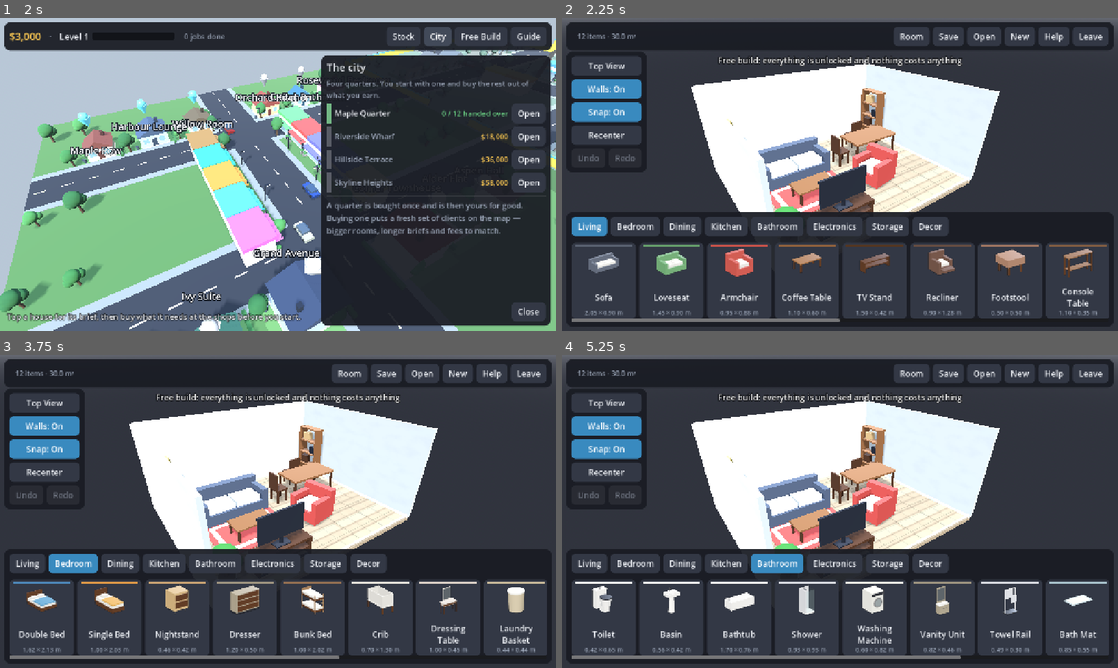
Above: before the commit, frames 1-4 (two rows, left to right).
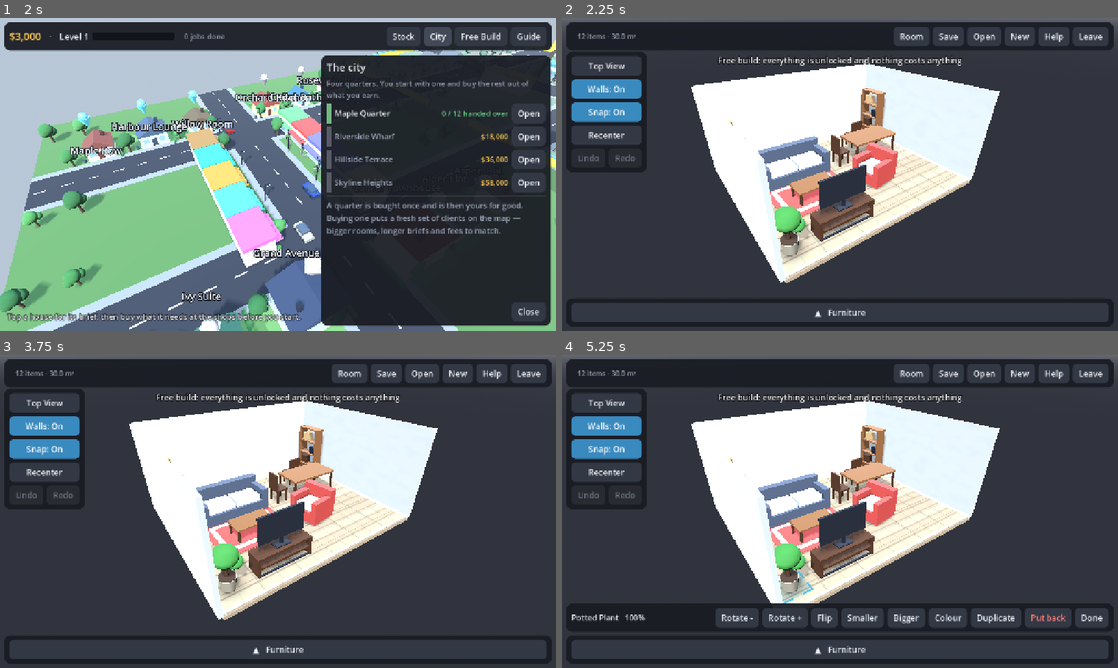
Above: after the commit, the same moments.

Repository: trakyalilter/three_d_design
Game: Godot game, scene res://scenes/main.tscn
Two runs of this game, one before a commit and one after it. Both use one fixed random seed, a clock stepped at 60 frames per second and the inputs below.
Inputs (mouse positions are in pixels of both pictures, inside the frame that each line leads up to):
- Up to frame 1 (2 s): click "Stock" at 0.5 s; click "City" at 1.25 s
- Up to frame 2 (2.25 s): click "Free Build" at 2 s
- Up to frame 3 (3.75 s): click (27, 564) at 2.75 s, where only the run before the commit has a clickable "Living"; click (72, 564) at 3.5 s, where only the run before the commit has a clickable "Bedroom"
- Up to frame 4 (5.25 s): click (684, 564) at 4.25 s, where only the run before the commit has a clickable "Dining"; click (778, 564) at 5 s, where only the run before the commit has a clickable "Bathroom"

Frame 1 is identical in both runs. In frame 2, 13% of the frame differs, in the area x 0-100%, y 62-98%; in frame 3, 13%; in frame 4, 16%.

Commit message:
Keep the catalogue behind a bar until it is wanted
The tray sat open across the bottom of every room, and on a phone in
landscape it took a third of the screen for something the player only needs
while they are shopping. Most of the time they are dragging what is already
in the room, and the room was the part being squeezed.

It now opens closed. All that shows is a full-width Furniture bar; tapping it
brings the categories and the pieces up, and tapping it again — or pressing
Back, which now unwinds the tray before it clears a selection — puts them
away. The bar carries the current category while it is open, so it reads as
the thing it belongs to rather than a stray button.

Co-Authored-By: Claude Opus 5 <noreply@anthropic.com>
Claude-Session: https://claude.ai/code/session_01YMH97cUf6dq31iG21oXLDc

Diff:
--- a/project.godot
+++ b/project.godot
@@ -11,7 +11,7 @@
 [application]
 
 config/name="Room Designer 3D"
-config/version="1.10.0"
+config/version="1.11.0"
 run/main_scene="res://scenes/main.tscn"
 config/quit_on_go_back=false
 config/features=PackedStringArray("4.5", "Mobile")
--- a/scripts/design/design_ui.gd
+++ b/scripts/design/design_ui.gd
@@ -48,9 +48,15 @@
 var _selection_bar: PanelContainer
 var _selection_label: Label
 var _catalog_panel: PanelContainer
+## The tray starts closed: on a phone it is the biggest thing on screen and
+## most of the time the player is arranging what is already in the room.
+var _catalog_body: VBoxContainer
+var _catalog_toggle: Button
+var _catalog_open := false
 var _catalog_items: HBoxContainer
 var _category_buttons: Array[Button] = []
 var _item_buttons: Dictionary = {}
+var _current_category := ""
 var _toast_label: Label
 var _toast_timer: Timer
 var _swatch_popup: PanelContainer
@@ -331,6 +337,17 @@
 	var col := VBoxContainer.new()
 	_catalog_panel.add_child(col)
 
+	# The handle stays on screen with the tray shut, so there is always
+	# something to tap to bring the furniture back.
+	_catalog_toggle = UIKit.make_button("")
+	_catalog_toggle.pressed.connect(func() -> void: set_catalog_open(not _catalog_open))
+	col.add_child(_catalog_toggle)
+
+	_catalog_body = VBoxContainer.new()
+	_catalog_body.name = "CatalogBody"
+	col.add_child(_catalog_body)
+	col = _catalog_body
+
 	var category_scroll := ScrollContainer.new()
 	category_scroll.horizontal_scroll_mode = ScrollContainer.SCROLL_MODE_AUTO
 	category_scroll.vertical_scroll_mode = ScrollContainer.SCROLL_MODE_DISABLED
@@ -359,9 +376,36 @@
 	scroll.add_child(_catalog_items)
 
 	_select_category(Catalog.CATEGORIES[0])
+	set_catalog_open(false)
+
+
+## Slides the catalogue out of the way. Closed, the panel is just its handle,
+## and the room gets the rest of the screen.
+func set_catalog_open(open: bool) -> void:
+	_catalog_open = open
+	if _catalog_body:
+		_catalog_body.visible = open
+	_refresh_catalog_toggle()
+
+
+func is_catalog_open() -> bool:
+	return _catalog_open
+
+
+func _refresh_catalog_toggle() -> void:
+	if _catalog_toggle == null:
+		return
+	_catalog_toggle.text = "%s   Furniture%s" % [
+		"▼" if _catalog_open else "▲",
+		"  ·  %s" % _current_category if _catalog_open else "",
+	]
+	_catalog_toggle.tooltip_text = \
+		"Hide the catalogue" if _catalog_open else "Open the catalogue and place furniture"
 
 
 func _select_category(category: String) -> void:
+	_current_category = category
+	_refresh_catalog_toggle()
 	for b in _category_buttons:
 		b.button_pressed = b.text == category
 
--- a/scripts/design/designer.gd
+++ b/scripts/design/designer.gd
@@ -1120,6 +1120,8 @@
 			# Android back button: unwind one level at a time.
 			if ui.is_modal_open():
 				ui.close_dialog()
+			elif ui.is_catalog_open():
+				ui.set_catalog_open(false)
 			elif selected != null:
 				_select(null)
 			else:
Binary file changed: docs/screenshot-job.png
Binary file changed: docs/screenshot-tray.png
Not shown, changed: export_presets.cfg
Not shown, changed: README.md
